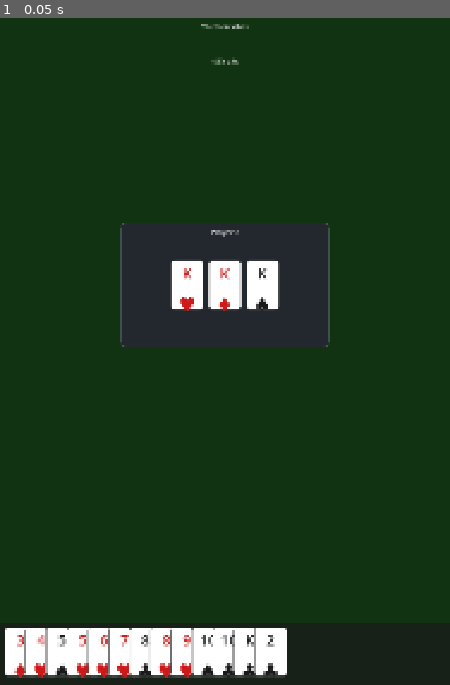
Above: before the commit, frame 1.
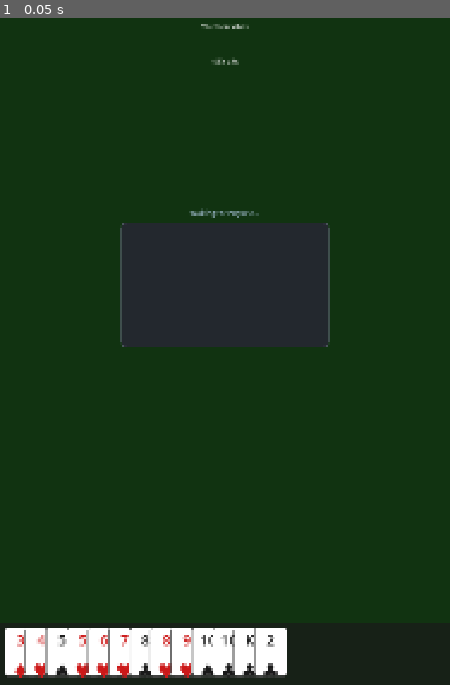
Above: after the commit, the same moment.

Repository: binhrobles/thirteen
Game: Godot game, scene res://scenes/main.tscn
Two runs of this game, one before a commit and one after it. Both use one fixed random seed, a clock stepped at 60 frames per second and the inputs below.
Inputs:
- Up to frame 1 (0.05 s): no input

The runs differ from the first frame. In frame 1, 1.7% of the frame differs, in the area x 37-63%, y 28-44%.

Commit message:
Implement game state machine with round and turn management
Created GameState class managing complete game flow:

State Management:
- hands: Array of player hands (Array[Card])
- last_play: Current play to beat (null when player has power)
- current_player: Active player index
- players_in_round: Tracks who hasn't passed this round
- players_in_game: Tracks who hasn't won yet
- win_order: Array of winners in finish order
- play_log: History of all plays and passes

Core Methods:
- can_play(player_id, cards) - Validate if play is legal
- play_cards(player_id, cards) - Execute a play
- pass_turn(player_id) - Player passes (can't pass with power)
- get_current_hand() / get_hand(player_id) - Access hands
- has_power() - Check if current player can play anything
- is_game_over() - Check if only 1 player remains

Game Flow:
- Round reset when all others pass (power granted)
- Turn advances to next active player (skip passed/won)
- Player wins when hand empties (added to win_order)
- Game ends when 3 players finish (4th added automatically)

Signals:
- turn_changed(player_id)
- round_reset(player_id) - Power granted
- player_won(player_id, position)
- game_over(win_order)

Files added:
- scripts/game_state.gd: GameState class

Files modified:
- scripts/main.gd: Added game state test with signal handlers

Tested:
- Initialization with dealt hands
- Starting player detection
- Power state tracking
- Signal connections working

Co-Authored-By: Claude Sonnet 4.5 <noreply@anthropic.com>

Diff:
--- /dev/null
+++ b/scripts/game_state.gd
@@ -0,0 +1,187 @@
+class_name GameState
+extends RefCounted
+
+## Manages the core game state machine for Tiến Lên
+
+signal turn_changed(player_id: int)
+signal round_reset(player_id: int)  # Emitted when a player gets power
+signal player_won(player_id: int, position: int)
+signal game_over(win_order: Array[int])
+
+## Game state
+var hands: Array  # Array of Array[Card]
+var last_play: Play = null
+var current_player: int = 0
+var players_in_round: Array[bool] = [true, true, true, true]  # Who hasn't passed this round
+var players_in_game: Array[bool] = [true, true, true, true]  # Who hasn't won yet
+var win_order: Array[int] = []  # Order of winners [1st, 2nd, 3rd]
+var play_log: Array = []  # History of plays {player: int, play: Play or "pass"}
+
+const NUM_PLAYERS := 4
+
+
+func _init(dealt_hands: Array) -> void:
+	hands = dealt_hands
+	current_player = Deck.find_starting_player(hands)
+
+
+func can_play(player_id: int, cards: Array[Card]) -> MoveValidator.MoveResult:
+	"""Check if a play is valid for the current player"""
+	if player_id != current_player:
+		return MoveValidator.MoveResult.new(false, null, "Not your turn")
+
+	if not players_in_game[player_id]:
+		return MoveValidator.MoveResult.new(false, null, "You already won")
+
+	# Validate the move using MoveValidator
+	var result := MoveValidator.validate(last_play, cards)
+	if not result.valid:
+		return result
+
+	# Check that player has these cards
+	for card in cards:
+		if not _has_card(player_id, card):
+			return MoveValidator.MoveResult.new(false, null, "You don't have that card")
+
+	return result
+
+
+func play_cards(player_id: int, cards: Array[Card]) -> MoveValidator.MoveResult:
+	"""Execute a play (assumes validation has passed)"""
+	var result := can_play(player_id, cards)
+	if not result.valid:
+		return result
+
+	# Remove cards from hand
+	for card in cards:
+		var idx: int = hands[player_id].find(card)
+		if idx >= 0:
+			hands[player_id].remove_at(idx)
+
+	# Update game state
+	last_play = result.play
+	play_log.append({"player": player_id, "play": result.play})
+
+	# Check if player won (emptied hand)
+	if hands[player_id].is_empty():
+		_player_wins(player_id)
+	else:
+		_advance_turn()
+
+	return result
+
+
+func pass_turn(player_id: int) -> bool:
+	"""Player passes this round. Returns false if can't pass."""
+	if player_id != current_player:
+		return false
+
+	if not players_in_game[player_id]:
+		return false
+
+	# Can't pass if you have power (last_play is null)
+	if last_play == null:
+		return false
+
+	# Mark player as passed for this round
+	players_in_round[player_id] = false
+	play_log.append({"player": player_id, "play": "pass"})
+
+	# Check if everyone else has passed
+	if _check_round_over():
+		_reset_round()
+	else:
+		_advance_turn()
+
+	return true
+
+
+func _player_wins(player_id: int) -> void:
+	"""Handle a player winning (emptying their hand)"""
+	players_in_game[player_id] = false
+	players_in_round[player_id] = false
+	win_order.append(player_id)
+
+	var position := win_order.size()
+	player_won.emit(player_id, position)
+
+	# Check if game is over (only 1 player left)
+	var remaining := 0
+	for i in NUM_PLAYERS:
+		if players_in_game[i]:
+			remaining += 1
+
+	if remaining == 1:
+		# Add the last player to win_order
+		for i in NUM_PLAYERS:
+			if players_in_game[i]:
+				win_order.append(i)
+				break
+		game_over.emit(win_order)
+	else:
+		# Check if round is over
+		if _check_round_over():
+			_reset_round()
+		else:
+			_advance_turn()
+
+
+func _check_round_over() -> bool:
+	"""Check if all active players have passed"""
+	for i in NUM_PLAYERS:
+		if players_in_game[i] and players_in_round[i]:
+			return false
+	return true
+
+
+func _reset_round() -> void:
+	"""Reset the round - give power to current player"""
+	last_play = null
+	for i in NUM_PLAYERS:
+		players_in_round[i] = players_in_game[i]
+	round_reset.emit(current_player)
+	turn_changed.emit(current_player)
+
+
+func _advance_turn() -> void:
+	"""Move to the next active player"""
+	var start := current_player
+	while true:
+		current_player = (current_player + 1) % NUM_PLAYERS
+		# Skip players who have passed or won
+		if players_in_game[current_player] and players_in_round[current_player]:
+			break
+		# Safety check to prevent infinite loop
+		if current_player == start:
+			# This shouldn't happen, but if it does, reset the round
+			_reset_round()
+			return
+	turn_changed.emit(current_player)
+
+
+func _has_card(player_id: int, card: Card) -> bool:
+	"""Check if player has a specific card"""
+	for c in hands[player_id]:
+		if c.value == card.value:
+			return true
+	return false
+
+
+func get_current_hand() -> Array[Card]:
+	"""Get the current player's hand"""
+	return hands[current_player]
+
+
+func get_hand(player_id: int) -> Array[Card]:
+	"""Get a specific player's hand"""
+	return hands[player_id]
+
+
+func is_game_over() -> bool:
+	"""Check if the game is over"""
+	return win_order.size() >= NUM_PLAYERS - 1
+
+
+func has_power() -> bool:
+	"""Check if current player has power (can play anything)"""
+	return last_play == null
--- a/scripts/main.gd
+++ b/scripts/main.gd
@@ -2,29 +2,59 @@
 
 const PlayerHandScene := preload("res://scenes/player_hand.tscn")
 const PlayAreaScene := preload("res://scenes/play_area.tscn")
+const GameStateScript := preload("res://scripts/game_state.gd")
+
+var game_state
 
 
 func _ready() -> void:
+	_test_game_state()
 	_test_ui()
+
+
+func _test_game_state() -> void:
+	"""Test the game state machine"""
+	print("=== Testing GameState ===")
+	var hands := Deck.deal(4)
+	game_state = GameStateScript.new(hands)
+
+	print("Starting player: ", game_state.current_player)
+	print("Starting hand size: ", game_state.get_current_hand().size())
+
+	# Connect signals for debugging
+	game_state.turn_changed.connect(_on_turn_changed)
+	game_state.round_reset.connect(_on_round_reset)
+	game_state.player_won.connect(_on_player_won)
+
+	print("Has power: ", game_state.has_power())
+
+
+func _on_turn_changed(player_id: int) -> void:
+	print("Turn changed to Player ", player_id)
+
+
+func _on_round_reset(player_id: int) -> void:
+	print("Round reset! Player ", player_id, " has power")
+
+
+func _on_player_won(player_id: int, position: int) -> void:
+	print("Player ", player_id, " finished in position ", position)
 
 
 func _test_ui() -> void:
 	"""Test both player hand and play area"""
-	var hands := Deck.deal(4)
+	if not game_state:
+		return
 
 	# Setup player hand
 	var player_hand_node = PlayerHandScene.instantiate()
 	add_child(player_hand_node)
-	player_hand_node.set_cards(hands[0])
+	player_hand_node.set_cards(game_state.get_hand(0))
 
-	# Setup play area with a sample played hand
+	# Setup play area
 	var play_area_node = PlayAreaScene.instantiate()
 	add_child(play_area_node)
 
-	# Show a sample played triple
-	var sample_play: Array[Card] = [
-		Card.new(Card.Rank.KING, Card.Suit.HEARTS),
-		Card.new(Card.Rank.KING, Card.Suit.DIAMONDS),
-		Card.new(Card.Rank.KING, Card.Suit.SPADES),
-	]
-	play_area_node.show_played_hand(sample_play, "Player 2")
+	# Show power state for current player
+	var player_name := "Player %d" % game_state.current_player
+	play_area_node.show_power_state(player_name, game_state.current_player == 0)
Not shown, changed: .beads/issues.jsonl
